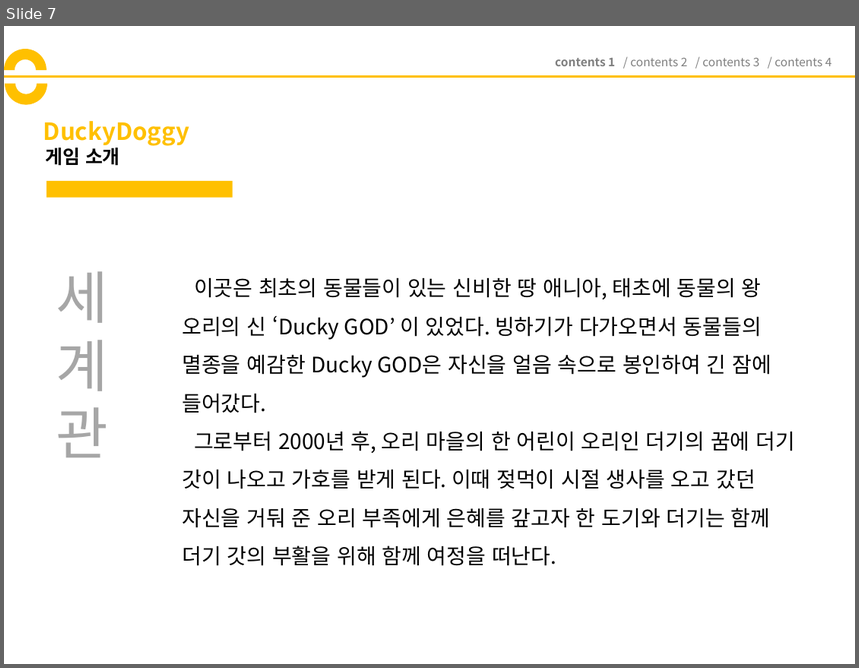
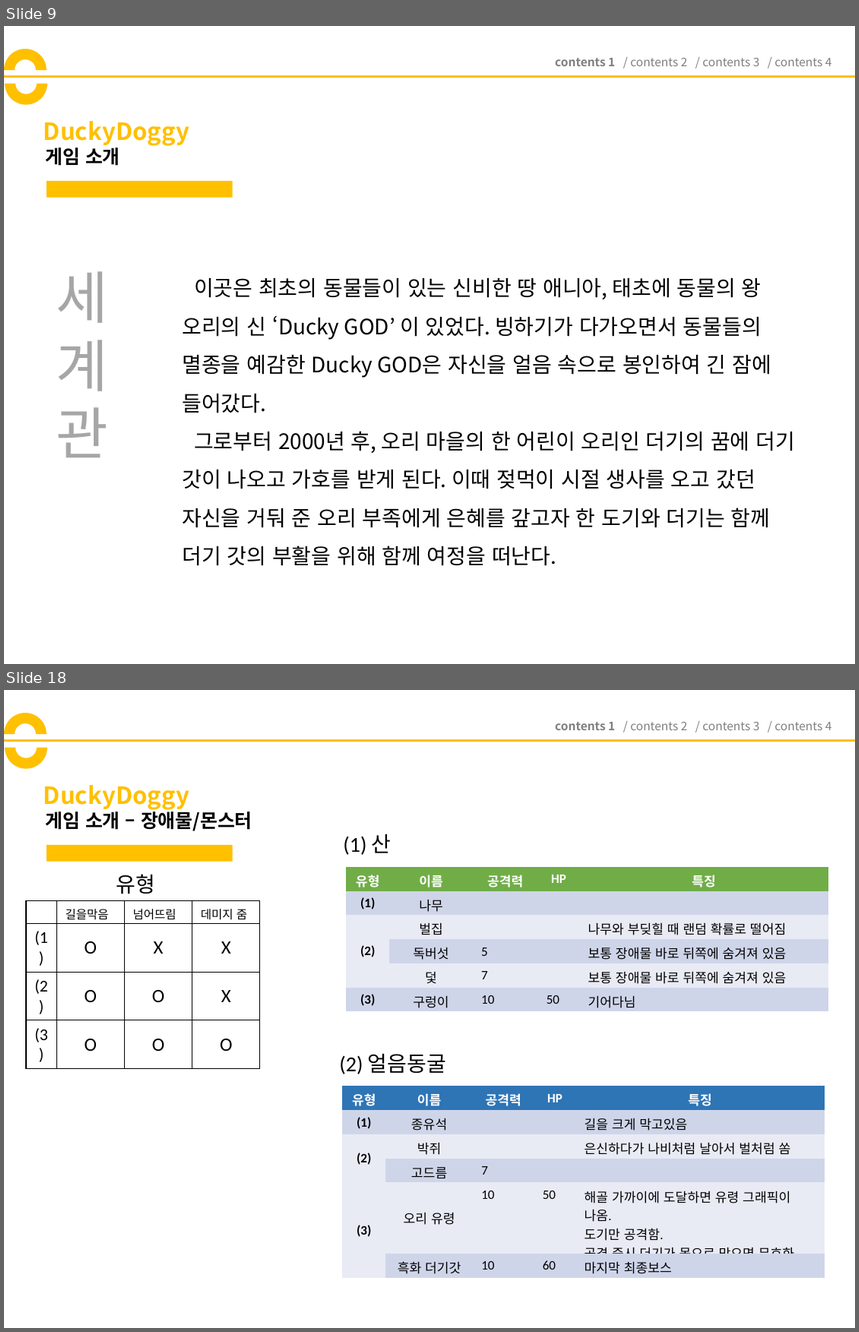
Before and after one commit to codnsj81/HuffAndPuff, a slide deck: 기획 문서/181206_DuckyDoggy_기획서_(ver1).pptx. Shown one above the other, each under a label of ours: slide 7 before the commit, slides 9 and 18 after it; the slides between them are not shown. The pictures are 859x668 and 859x1332 pixels, drawn with LibreOffice and Linux fonts; fonts in the diff are those of the drawing. Boxes give left, top, right and bottom in pixels: in the first picture for what was removed or moved away, otherwise in the second. Text is boxed around its words. In the diff, an @@ line names an element or a change of style, - is before the commit and + after.

```diff
--- a/기획 문서/181206_DuckyDoggy_기획서_(ver1).pptx
+++ b/기획 문서/181206_DuckyDoggy_기획서_(ver1).pptx
@@ slide 18 added at [4,690,855,1328], background #FFFFFF @@
@@ arch (boxed as its full ring) added at [4,713,47,755], fill #FFC000 @@
@@ arch (boxed as its full ring) added at [5,726,47,769], fill #FFC000 @@
@@ text added at [555,722,832,730], 10 pt, text #808080 @@
+contents 1 / contents 2 / contents 3 / contents 4
@@ line added from (4, 740) to (855, 740), #FFC000 2.25 pt @@
@@ title added at [44,785,189,810], 20 pt, text #FFC000, bold @@
+DuckyDoggy
@@ text added at [46,809,253,831], 16 pt, text #000000, bold @@
+게임 소개 – 장애물/몬스터
@@ rectangle added at [47,845,233,861], fill #FFC000 @@
@@ text added at [343,834,392,855], 18 pt, text #000000 @@
+(1) 산
@@ table added at [346,867,829,1011], 6 rows, 5 columns @@
+유형 | 이름 | 공격력 | HP | 특징
+(1) | 나무 |  |  | 
+(2) | 벌집 |  |  | 나무와 부딪힐 때 랜덤 확률로 떨어짐
+ | 독버섯 | 5 |  | 보통 장애물 바로 뒤쪽에 숨겨져 있음
+ | 덫 | 7 |  | 보통 장애물 바로 뒤쪽에 숨겨져 있음
+(3) | 구렁이 | 10 | 50 | 기어다님
@@ text added at [116,874,155,894], 18 pt, text #000000 @@
+유형
@@ table added at [26,901,261,1054], 4 rows, 4 columns @@
+ | 길을막음 | 넘어뜨림 | 데미지 줌
+(1) | O | X | X
+(2) | O | O | X
+(3) | O | O | O
@@ text added at [339,1054,446,1075], 18 pt, text #000000 @@
+(2) 얼음동굴
@@ table added at [343,1086,826,1277], 6 rows, 5 columns @@
+유형 | 이름 | 공격력 | HP | 특징
+(1) | 종유석 |  |  | 길을 크게 막고있음
+(2) | 박쥐 |  |  | 은신하다가 나비처럼 날아서 벌처럼 쏨
+ | 고드름 | 7 |  | 
+(3) | 오리 유령 | 10 | 50 | 해골 가까이에 도달하면 유령 그래픽이 나옴. / 도기만 공격함. / 공격 즉시 더기가 몸으로 막으면 무효화
+ | 흑화 더기갓 | 10 | 60 | 마지막 최종보스
@@ what was slide 7 is now slide 9 @@
```
Also in this commit, not shown: 4 slides changed, 8 other slides added, 1 slide removed.
